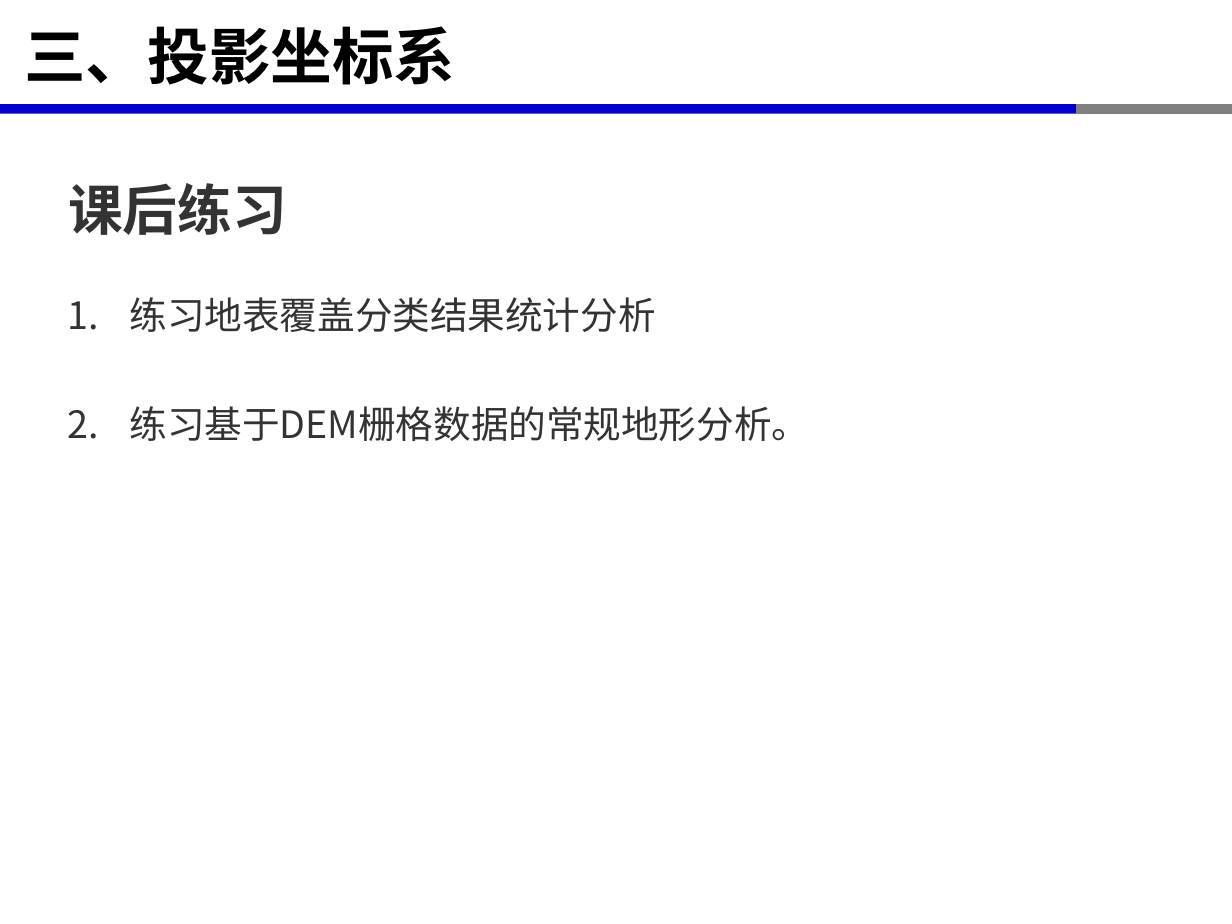
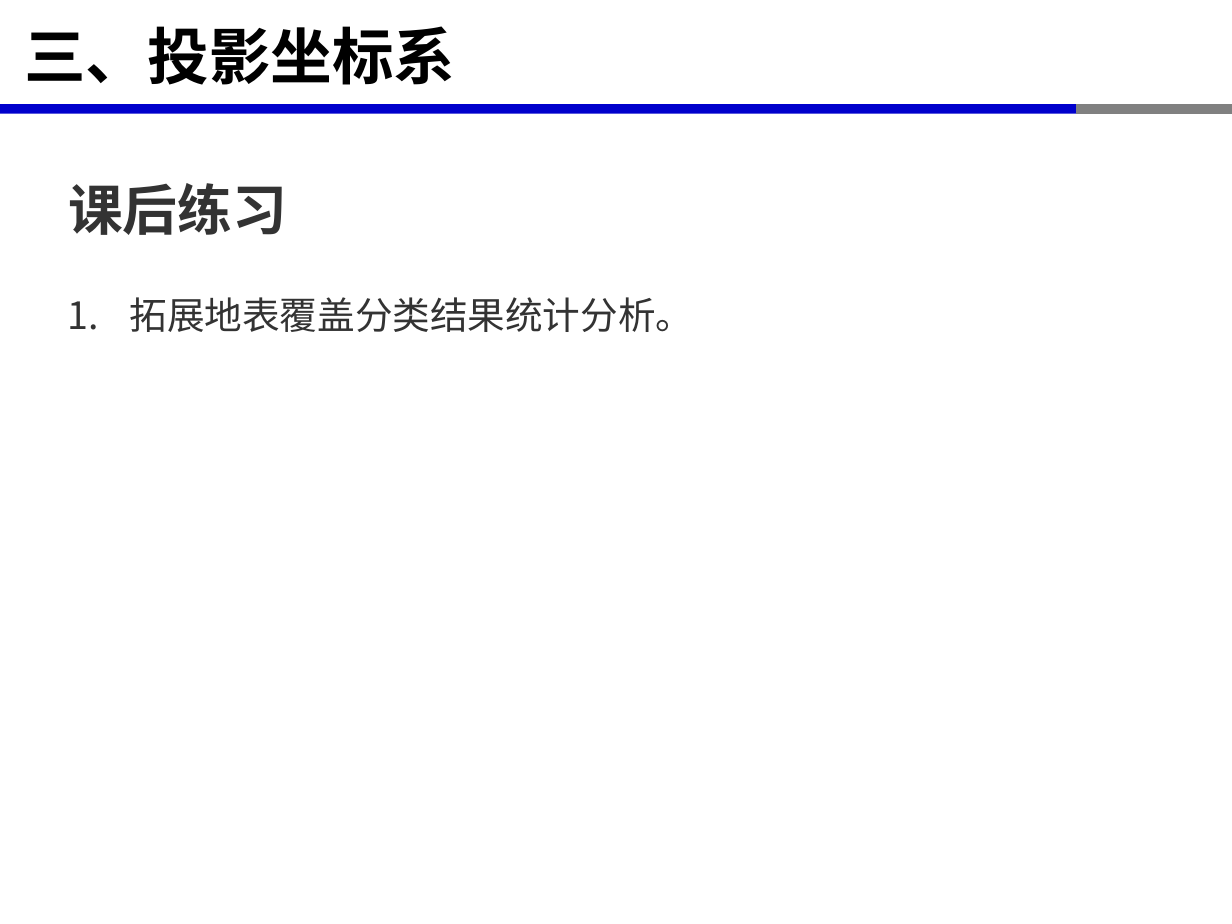
Before and after one commit to xinluo2018/spatial-data-processing, a slide deck: slide 5 of 第6章-栅格数据处理及分析/第3节-栅格数据分析.pptx (slide 11 before the commit). Drawn at 1232x924 pixels with LibreOffice and Linux fonts; fonts in the diff are those of the drawing. Boxes give left, top, right and bottom in pixels: in the first picture for what was removed or moved away, otherwise in the second. Text is boxed around its words. In the diff, an @@ line names an element or a change of style, - is before the commit and + after.

```diff
--- a/第6章-栅格数据处理及分析/第3节-栅格数据分析.pptx
+++ b/第6章-栅格数据处理及分析/第3节-栅格数据分析.pptx
@@ text at (130, 297, 694, 332): text changed @@
-1. 练习地表覆盖分类结果统计分析
-2. 练习基于DEM栅格数据的常规地形分析。
+1. 拓展地表覆盖分类结果统计分析。
```
Also in this commit, not shown: 3 other slides changed, 1 slide added, 7 slides removed, 19 other files.
